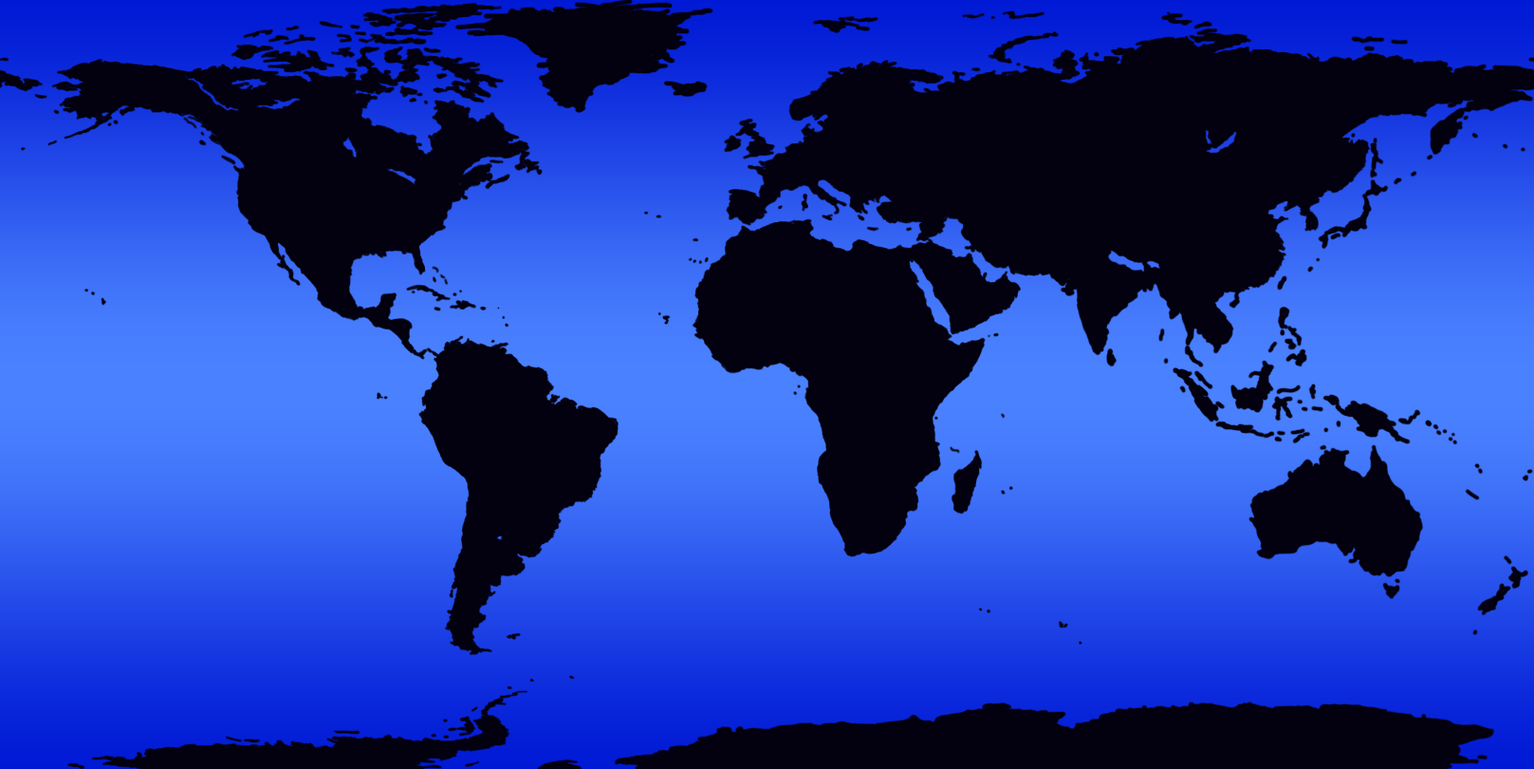
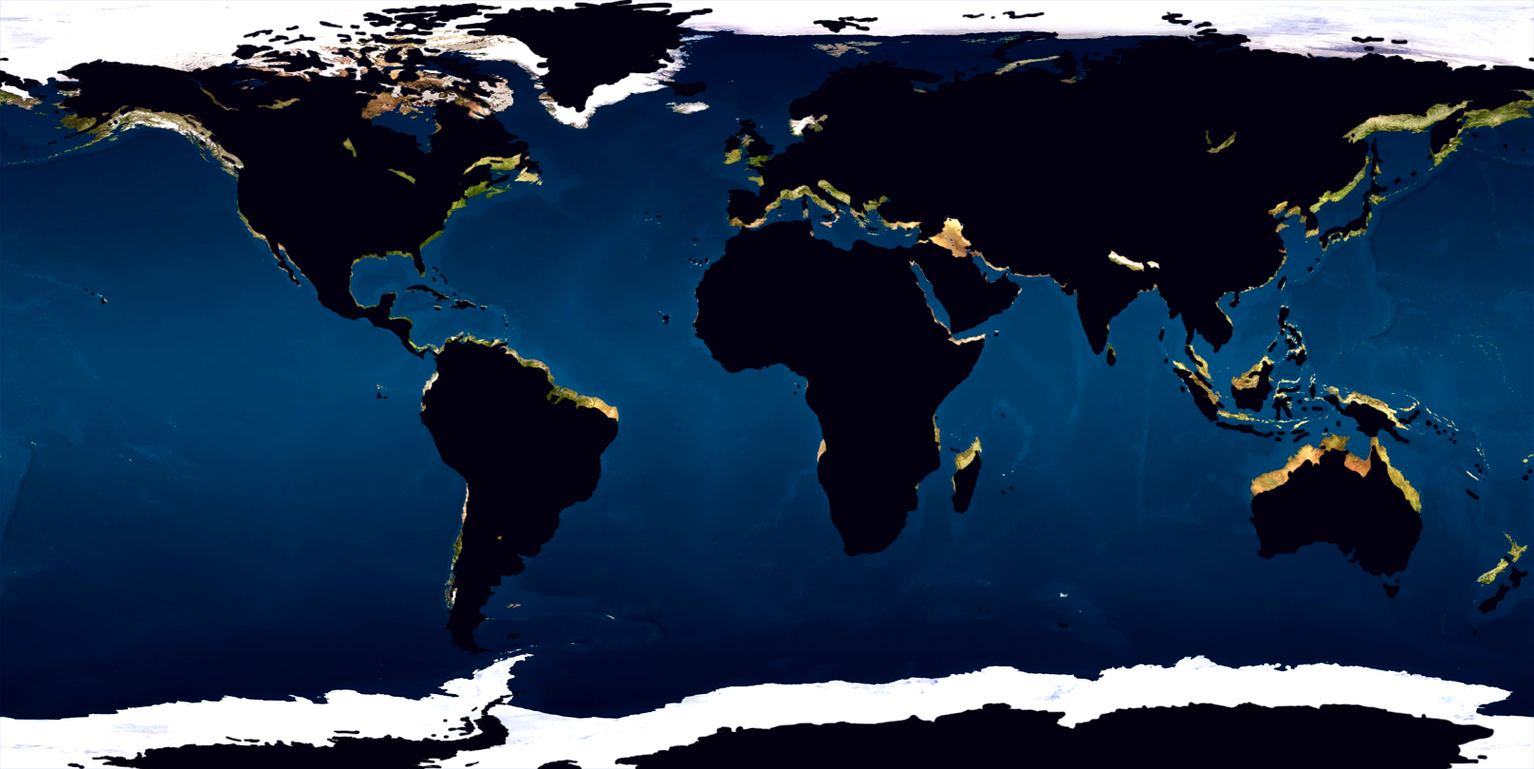
Layer changes from the first 1534 × 769 image to the second:
added layer "Layer 1" above "Gradient Fill 1" over [0,0,1534,769]
